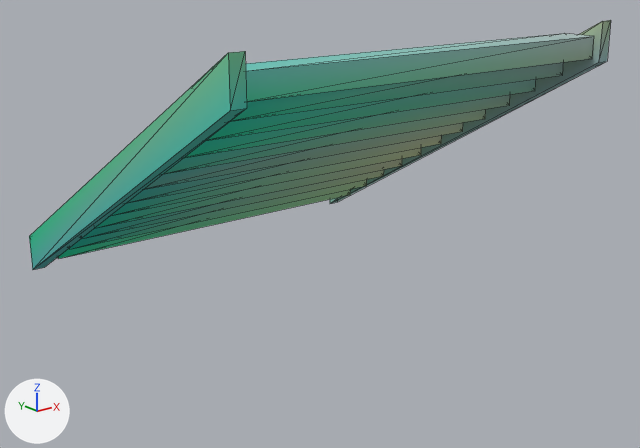
Before and after pictures for a commit that changed the glTF model assets/kit/stair_grand_4m.glb.
One viewpoint serves both versions: a 50 mm camera at (-5.6, -5.31, 0.85) aimed at (0.02, 1.72, -1.97). Every picture has the same lights, and +X, +Y and +Z are marked at lower left. The older version comes first. Mesh edges are drawn as thin lines. Vertices at exactly the same position are counted once.

Before the edit, the objects in view are built like this:
```python
me_stair = bpy.data.meshes.new('stair')
me_stair.from_pydata(...)  # 112 vertices, 168 faces; spans x -2.24..2.24, y -0.1..4.1, z -2.65..0.15
me_stair.materials.append(mat_m_stone)
ob_stair = bpy.data.objects.new('stair', me_stair)
ob_stair.location = (0.0, 0.0, 0.0)
```
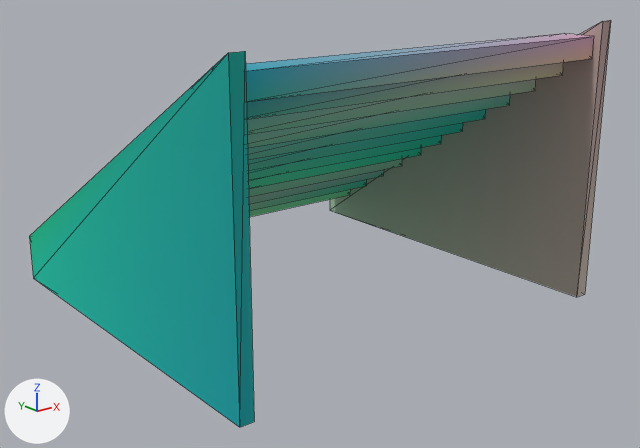
The change, as JSON lines over the scene's bpy script:
```json
{"block": "me_stair", "where": "# used by ob_stair; location = (0.0, 0.0, 0.0)"}
{"op": "remove", "block": "me_stair", "code": "me_stair.from_pydata(...)  # 112 vertices, 168 faces; spans x -2.24..2.24, y -0.1..4.1, z -2.65..0.15"}
{"op": "add", "block": "me_stair", "code": "me_stair.from_pydata(...)  # 112 vertices, 168 faces; spans x -2.24..2.24, y -0.1..4.1, z -2.75..0.15"}
{"block": "me_stair", "change": "me_stair part 1"}
{"op": "set", "path": "me_stair.vertices[98].co", "old": "(-2.24, 4.1, -2.65)", "new": "(-2.24, 4.1, -2.75)", "note": "pixel (32, 269) -> pixel (33, 278)"}
{"op": "set", "path": "me_stair.vertices[99].co", "old": "(-2.24, -0.1, -0.25)", "new": "(-2.24, -0.1, -2.75)", "note": "pixel (230, 110) -> pixel (239, 427)"}
{"op": "set", "path": "me_stair.vertices[102].co", "old": "(-2.1, 4.1, -2.65)", "new": "(-2.1, 4.1, -2.75)", "note": "pixel (44, 267) -> not seen"}
{"op": "set", "path": "me_stair.vertices[103].co", "old": "(-2.1, -0.1, -0.25)", "new": "(-2.1, -0.1, -2.75)", "note": "pixel (246, 108) -> pixel (254, 421)"}
{"block": "me_stair", "change": "me_stair part 2"}
{"op": "set", "path": "me_stair.vertices[106].co", "old": "(2.1, 4.1, -2.65)", "new": "(2.1, 4.1, -2.75)", "note": "pixel (329, 203) -> pixel (329, 210)"}
{"op": "set", "path": "me_stair.vertices[107].co", "old": "(2.1, -0.1, -0.25)", "new": "(2.1, -0.1, -2.75)", "note": "pixel (598, 62) -> pixel (576, 297)"}
{"op": "set", "path": "me_stair.vertices[110].co", "old": "(2.24, 4.1, -2.65)", "new": "(2.24, 4.1, -2.75)", "note": "pixel (337, 202) -> not seen"}
{"op": "set", "path": "me_stair.vertices[111].co", "old": "(2.24, -0.1, -0.25)", "new": "(2.24, -0.1, -2.75)", "note": "pixel (607, 61) -> pixel (584, 294)"}
{"block": "me_stair", "change": "me_stair part 3: 168 faces centred in x -2.24..2.24, y -0.1..4.1, z -2.52..0.02 are repainted in the vertex colours, in many colours"}
```

Where the change shows, as pixel boxes (x1, y1, x2, y2) in the pictures (640 x 448 px; the box of a moved part takes in the faces that stretch with it):
```json
{"object": "stair", "change": "reshaped, recoloured", "before": [29, 20, 611, 270], "after": [29, 20, 611, 427], "on screen": "63% taller"}
{"part": 1, "of": "me_stair", "change": "moved or reshaped", "before": [29, 51, 247, 270], "after": [29, 51, 254, 427]}
{"part": 2, "of": "me_stair", "change": "moved or reshaped", "before": [330, 20, 611, 204], "after": [330, 20, 611, 297]}
{"part": 3, "of": "me_stair", "change": "recoloured", "before": [29, 20, 611, 270], "after": [29, 20, 611, 427]}
```
